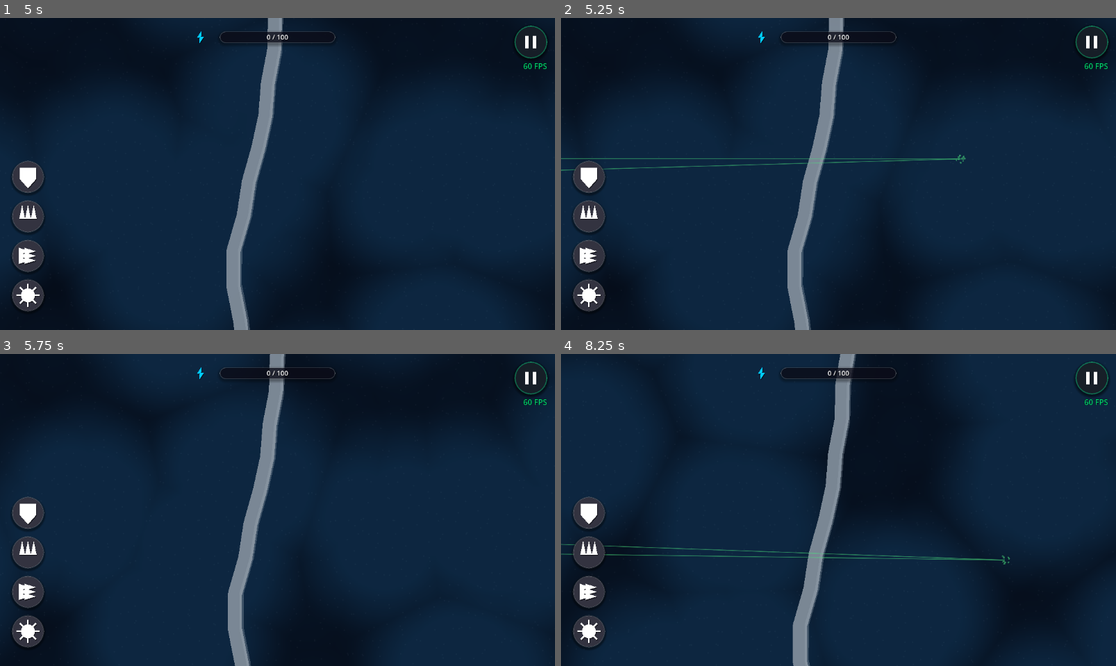
Above: before the commit, frames 1-4 (two rows, left to right).
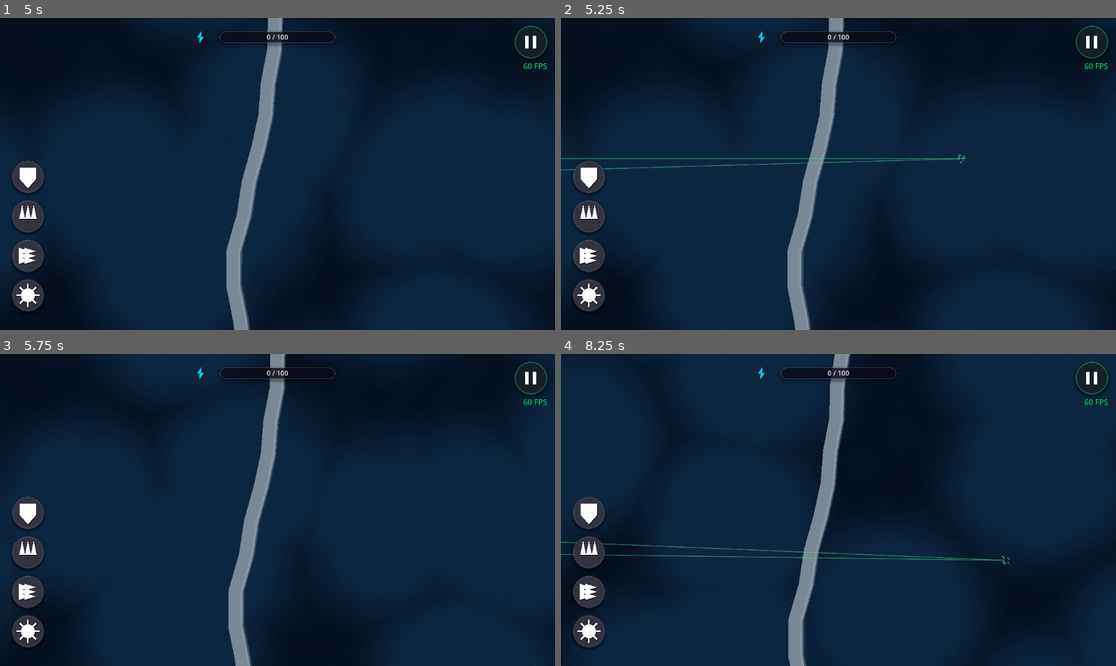
Above: after the commit, the same moments.

Repository: alexey231090/CellColony
Game: Godot game, scene res://scenes/main.tscn
The game is run twice, just before and just after one commit, with the same random seed, the same clock (stepped at 60 frames per second) and the same inputs. This scene is started directly instead of the project's main scene.
Inputs (mouse positions are in pixels of both pictures, inside the frame that each line leads up to):
- Up to frame 1 (5 s): tap Enter at 0.5 s; drag from (27, 177) to (333, 105) at 0.52 s; drag from (27, 217) to (249, 236) at 1.27 s; move the mouse to (27, 255) at 2.02 s; hold Left (ui_left) 2.03-2.75 s; tap Backspace at 2.1 s; click (27, 255) at 2.17 s; drag from (27, 295) to (111, 127) at 2.77 s; drag from (532, 42) to (305, 174) at 3.52 s; click "Продолжить" at 4.25 s
- Up to frame 2 (5.25 s): tap Space at 5 s; drag from (960, 158) to (755, 96) at 5.02 s
- Up to frame 3 (5.75 s): no input
- Up to frame 4 (8.25 s): move the mouse to (727, 525) at 5.77 s; hold Up (ui_up) 5.78-6.5 s; tap 1 at 5.85 s; click (727, 525) at 5.92 s; drag from (894, 441) to (727, 525) at 6.52 s; move the mouse to (810, 572) at 7.27 s; hold Right (ui_right) 7.28-8 s; tap 3 at 7.35 s; drag from (1005, 556) to (810, 572) at 8.02 s

Frame 1 is identical in both runs. In frame 2, 0.1% of the frame differs, in the area x 0-73%, y 2-100%; in frame 3, 0.2%; in frame 4, 2.8%, in the area x 0-81%, y 0-100%.

Commit message:
Update docs: Dual Whisker Steering and Combined Shield/Sprint visual effects

Diff:
--- a/scenes/base_cell/cell.gd
+++ b/scenes/base_cell/cell.gd
@@ -477,20 +477,31 @@
 	if not mat: return
 
 	if reflect_chance > 0.0:
-		# РЕЖИМ ЩИТА
+		# РЕЖИМ ЩИТА (Базовый цвет щита)
 		var s_color = _get_cell_color().lightened(0.5)
 		s_color.s = 1.0
-		mat.set_shader_parameter("sprint_mode", false)
 		mat.set_shader_parameter("shield_color", s_color)
-		mat.set_shader_parameter("intensity", 1.0)
-	elif speed_boost_timer > 0.0:
+		mat.set_shader_parameter("has_shield", true)
+	else:
+		mat.set_shader_parameter("has_shield", false)
+
+	if speed_boost_timer > 0.0:
 		# РЕЖИМ СПРИНТА (Оптимизированные полоски скорости)
 		var c_color = Color(0.0, 0.8, 1.0) # Неоново-синий
+		mat.set_shader_parameter("sprint_color_tint", c_color)
 		mat.set_shader_parameter("sprint_mode", true)
-		mat.set_shader_parameter("shield_color", c_color)
-		mat.set_shader_parameter("intensity", 1.8) # Чуть поярче
 		mat.set_shader_parameter("aura_intensity", 1.0)
-		mat.set_shader_parameter("sprint_angle", visual_angle) # Полоски летят вдоль движения
+		mat.set_shader_parameter("sprint_angle", visual_angle)
+	else:
+		mat.set_shader_parameter("sprint_mode", false)
+
+	# Интенсивность подгоняем
+	if speed_boost_timer > 0.0 and reflect_chance <= 0.0:
+		mat.set_shader_parameter("intensity", 1.8) # Поярче, если только спринт
+	elif speed_boost_timer > 0.0 and reflect_chance > 0.0:
+		mat.set_shader_parameter("intensity", 1.2) # Слегка ярче при обоих
+	else:
+		mat.set_shader_parameter("intensity", 1.0) # Обычный щит
 
 func _update_visuals() -> void:
 	queue_redraw()
--- a/scenes/base_cell/modules/mover.gd
+++ b/scenes/base_cell/modules/mover.gd
@@ -9,70 +9,89 @@
 var push_force: float = 120.0 # Сила отталкивания
 var _wall_slide_dir: Vector2 = Vector2.ZERO
 var _wall_slide_timer: float = 0.0
-const WALL_SLIDE_MEMORY: float = 0.35
+
+# --- Dual Whisker Steering ---
+const WHISKER_ANGLE: float = 0.52       # ~30° в радианах
+const WALL_SLIDE_MEMORY: float = 0.4    # Время «памяти» направления скольжения
+const WALL_STEER_BLEND: float = 0.7     # Вес скольжения vs. направления к цели
+
+func _cast_ray(space: PhysicsDirectSpaceState2D, origin: Vector2, dir: Vector2, dist: float, parent: BaseCell) -> Dictionary:
+	var query: PhysicsRayQueryParameters2D = PhysicsRayQueryParameters2D.create(
+		origin, origin + dir * dist
+	)
+	query.exclude = [parent]
+	query.collision_mask = parent.collision_mask
+	var hit: Dictionary = space.intersect_ray(query)
+	if not hit.is_empty():
+		var collider: Object = hit.get("collider")
+		if not (collider is StaticBody2D):
+			return {}
+	return hit
 
 func _get_wall_aware_direction(parent_cell: BaseCell, desired_dir: Vector2) -> Vector2:
-	if desired_dir.length_squared() <= 0.001:
-		return desired_dir
-	if _wall_slide_timer > 0.0 and _wall_slide_dir.length_squared() > 0.001:
-		var memory_query: PhysicsRayQueryParameters2D = PhysicsRayQueryParameters2D.create(
-			parent_cell.global_position,
-			parent_cell.global_position + desired_dir * maxf(140.0, parent_cell.radius * parent_cell.scale.x + 80.0)
-		)
-		memory_query.exclude = [parent_cell]
-		memory_query.collision_mask = parent_cell.collision_mask
-		var memory_hit: Dictionary = parent_cell.get_world_2d().direct_space_state.intersect_ray(memory_query)
-		if memory_hit.is_empty():
-			_wall_slide_timer = 0.0
-			_wall_slide_dir = Vector2.ZERO
-		else:
-			var remembered_dir: Vector2 = (_wall_slide_dir * 0.75 + desired_dir * 0.25).normalized()
-			if remembered_dir.length_squared() > 0.001:
-				return remembered_dir
-
-	var probe_distance: float = maxf(140.0, parent_cell.radius * parent_cell.scale.x + 80.0)
-	var query: PhysicsRayQueryParameters2D = PhysicsRayQueryParameters2D.create(
-		parent_cell.global_position,
-		parent_cell.global_position + desired_dir * probe_distance
-	)
-	query.exclude = [parent_cell]
-	query.collision_mask = parent_cell.collision_mask
-
-	var hit: Dictionary = parent_cell.get_world_2d().direct_space_state.intersect_ray(query)
-	if hit.is_empty():
+	if desired_dir.length_squared() < 0.001:
 		return desired_dir
 
-	var collider: Object = hit.get("collider")
-	if not (collider is StaticBody2D):
+	var probe_dist: float = maxf(160.0, parent_cell.radius * parent_cell.scale.x + 100.0)
+	var space: PhysicsDirectSpaceState2D = parent_cell.get_world_2d().direct_space_state
+	var origin: Vector2 = parent_cell.global_position
+
+	# 1. Центральный луч (прямо к цели)
+	var center_hit: Dictionary = _cast_ray(space, origin, desired_dir, probe_dist, parent_cell)
+
+	# Если центральный луч чист И память скольжения истекла — идём прямо
+	if center_hit.is_empty() and _wall_slide_timer <= 0.0:
 		return desired_dir
 
-	var normal: Vector2 = hit.get("normal", Vector2.ZERO)
-	if normal.length_squared() <= 0.001:
+	# Если центр чист, но ещё есть память — проверяем, правда ли путь свободен
+	if center_hit.is_empty() and _wall_slide_timer > 0.0:
+		_wall_slide_timer = 0.0
+		_wall_slide_dir = Vector2.ZERO
 		return desired_dir
 
-	var tangent_a: Vector2 = Vector2(-normal.y, normal.x).normalized()
-	var tangent_b: Vector2 = -tangent_a
-	var slide_dir: Vector2 = desired_dir.slide(normal).normalized()
-	if slide_dir.length_squared() > 0.001:
-		if _wall_slide_dir.length_squared() > 0.001:
-			if tangent_a.dot(_wall_slide_dir) < tangent_b.dot(_wall_slide_dir):
-				tangent_a = -tangent_a
-				tangent_b = -tangent_b
-			if slide_dir.dot(_wall_slide_dir) < 0.0:
-				slide_dir = -slide_dir
-		_wall_slide_dir = slide_dir
+	# 2. Два «уса» под углами ±30°
+	var left_dir: Vector2 = desired_dir.rotated(WHISKER_ANGLE)
+	var right_dir: Vector2 = desired_dir.rotated(-WHISKER_ANGLE)
+	var left_hit: Dictionary = _cast_ray(space, origin, left_dir, probe_dist * 0.8, parent_cell)
+	var right_hit: Dictionary = _cast_ray(space, origin, right_dir, probe_dist * 0.8, parent_cell)
+
+	var steer_dir: Vector2 = Vector2.ZERO
+
+	if left_hit.is_empty() and right_hit.is_empty():
+		# Оба уса свободны, центр заблокирован — выбираем сторону
+		if _wall_slide_timer > 0.0 and _wall_slide_dir.length_squared() > 0.001:
+			# Берём ус, ближайший к запомненному направлению
+			if left_dir.dot(_wall_slide_dir) >= right_dir.dot(_wall_slide_dir):
+				steer_dir = left_dir
+			else:
+				steer_dir = right_dir
+		else:
+			# Первое касание — скользим по нормали
+			var normal: Vector2 = center_hit.get("normal", Vector2.ZERO)
+			steer_dir = desired_dir.slide(normal).normalized()
+			if steer_dir.length_squared() < 0.001:
+				steer_dir = Vector2(-normal.y, normal.x) # тангент
+	elif left_hit.is_empty():
+		steer_dir = left_dir    # Правый ус попал → уходим влево
+	elif right_hit.is_empty():
+		steer_dir = right_dir   # Левый ус попал → уходим вправо
+	else:
+		# Оба уса заблокированы — скользим вдоль нормали ближайшего
+		var normal: Vector2 = center_hit.get("normal", left_hit.get("normal", Vector2.ZERO))
+		steer_dir = desired_dir.slide(normal).normalized()
+		if steer_dir.length_squared() < 0.001:
+			steer_dir = Vector2(-normal.y, normal.x)
+		# Сохраняем консистентность с памятью
+		if _wall_slide_dir.length_squared() > 0.001 and steer_dir.dot(_wall_slide_dir) < 0.0:
+			steer_dir = -steer_dir
+
+	# 3. Обновляем память
+	if steer_dir.length_squared() > 0.001:
+		_wall_slide_dir = steer_dir.normalized()
 		_wall_slide_timer = WALL_SLIDE_MEMORY
-		return (_wall_slide_dir * 0.8 + desired_dir * 0.2).normalized()
 
-	var chosen_tangent: Vector2 = tangent_a
-	if _wall_slide_dir.length_squared() > 0.001:
-		if tangent_b.dot(_wall_slide_dir) > tangent_a.dot(_wall_slide_dir):
-			chosen_tangent = tangent_b
-	elif tangent_b.dot(desired_dir) > tangent_a.dot(desired_dir):
-		chosen_tangent = tangent_b
-	_wall_slide_dir = chosen_tangent
-	_wall_slide_timer = WALL_SLIDE_MEMORY
-	return (_wall_slide_dir * 0.85 + desired_dir * 0.15).normalized()
+	# 4. Смешиваем: скольжение + тяга к цели
+	return (_wall_slide_dir * WALL_STEER_BLEND + desired_dir * (1.0 - WALL_STEER_BLEND)).normalized()
 
 func set_target(pos: Vector2) -> void:
 	target_position = pos
--- a/scenes/base_cell/shield.gdshader
+++ b/scenes/base_cell/shield.gdshader
@@ -1,9 +1,11 @@
 shader_type canvas_item;
 
 uniform vec4 shield_color : source_color = vec4(0.3, 1.0, 0.4, 1.0);
+uniform vec4 sprint_color_tint : source_color = vec4(0.0, 0.8, 1.0, 1.0);
 uniform float intensity : hint_range(0.0, 2.0) = 1.0;
 uniform float hit_pulse : hint_range(0.0, 1.0) = 0.0;
 uniform bool sprint_mode = false;
+uniform bool has_shield = false;
 uniform float aura_intensity : hint_range(0.0, 1.0) = 0.0;
 uniform float sprint_angle = 0.0; // Направление движения
 
@@ -21,6 +23,43 @@
 	vec2 uv = UV;
 	vec2 center_uv = uv - vec2(0.5);
 	float dist_from_center = length(center_uv);
+
+	vec4 final_color = vec4(0.0);
+
+	if (has_shield) {
+		// РЕЖИМ ЩИТА: Шестигранное поле
+		float angle = atan(center_uv.y, center_uv.x);
+		float wobble = sin(angle * 12.0 + TIME * -8.0) * 0.01;
+		wobble += sin(angle * 5.0 + TIME * 5.0) * 0.015;
+		float radius = 0.42;
+
+		float mask = smoothstep(radius + 0.03 + wobble, radius - 0.03 + wobble, dist_from_center);
+		float rim = smoothstep(0.1, radius + 0.05, dist_from_center);
+
+		vec2 scroll_uv = uv;
+		scroll_uv.y -= TIME * 0.35;
+		scroll_uv += center_uv * dist_from_center * 0.3;
+
+		float scale = 15.0;
+		vec2 s = vec2(1.0, 1.73205);
+		vec2 h = s * 0.5;
+		vec2 p = scroll_uv * scale;
+
+		vec2 a = mod(p, s) - h;
+		vec2 b = mod(p - h, s) - h;
+		vec2 gv = dot(a, a) < dot(b, b) ? a : b;
+
+		float d = hex_dist(gv);
+		float line_thickness = 0.05;
+		float edge = smoothstep(0.48 - line_thickness, 0.5, d);
+
+		vec4 shield_base = mix(vec4(0.0), shield_color, edge);
+		shield_base += (shield_color * rim * 1.4); // Возвращаем яркий ободок
+		shield_base += (shield_color * 0.05 * (1.0 - rim)); // Делаем внутреннюю часть почти прозрачной
+
+		shield_base.a *= mask * clamp(0.1 + rim * 0.9, 0.0, 1.0) * intensity;
+		final_color = shield_base;
+	}
 
 	if (sprint_mode) {
 		// РЕЖИМ СПРИНТА: Эффект скорости (дождевые капли / спидлайны)
@@ -52,46 +91,17 @@
 			float mask_y = smoothstep(0.02, 0.0, dy);
 
 			// Маска по X (форма капли-полоски: тупая спереди, сужается сзади)
-			// flow_x > 0 это хвост, flow_x < 0 это нос летящей капли
 			float mask_x = smoothstep(-0.2, 0.0, flow_x) * smoothstep(0.15, -0.05, flow_x);
 
 			lines += mask_y * mask_x * circle_mask;
 		}
 
-		COLOR = shield_color;
-		COLOR.a = clamp(lines, 0.0, 1.0) * aura_intensity * intensity;
-	} else {
-		// РЕЖИМ ЩИТА: Шестигранное поле
-		float angle = atan(center_uv.y, center_uv.x);
-		float wobble = sin(angle * 12.0 + TIME * -8.0) * 0.01;
-		wobble += sin(angle * 5.0 + TIME * 5.0) * 0.015;
-		float radius = 0.42;
+		vec4 sprint_base = sprint_color_tint;
+		sprint_base.a = clamp(lines, 0.0, 1.0) * aura_intensity * intensity;
 
-		float mask = smoothstep(radius + 0.03 + wobble, radius - 0.03 + wobble, dist_from_center);
-		float rim = smoothstep(0.1, radius + 0.05, dist_from_center);
+		// Смешиваем так, чтобы спринт был ПОВЕРХ щита
+		final_color = vec4(mix(final_color.rgb, sprint_base.rgb, sprint_base.a), min(1.0, final_color.a + sprint_base.a));
+	}
 
-		vec2 scroll_uv = uv;
-		scroll_uv.y -= TIME * 0.35;
-		scroll_uv += center_uv * dist_from_center * 0.3;
-
-		float scale = 15.0;
-		vec2 s = vec2(1.0, 1.73205);
-		vec2 h = s * 0.5;
-		vec2 p = scroll_uv * scale;
-
-		vec2 a = mod(p, s) - h;
-		vec2 b = mod(p - h, s) - h;
-		vec2 gv = dot(a, a) < dot(b, b) ? a : b;
-
-		float d = hex_dist(gv);
-		float line_thickness = 0.05;
-		float edge = smoothstep(0.48 - line_thickness, 0.5, d);
-
-		vec4 final_color = mix(vec4(0.0), shield_color, edge);
-		final_color += (shield_color * rim * 1.4); // Возвращаем яркий ободок
-		final_color += (shield_color * 0.05 * (1.0 - rim)); // Делаем внутреннюю часть почти прозрачной
-
-		COLOR = final_color;
-		COLOR.a *= mask * clamp(0.1 + rim * 0.9, 0.0, 1.0) * intensity;
-	}
+	COLOR = final_color;
 }
Not shown, changed: REFERENCE.md
Not shown, changed: project_rules.md
